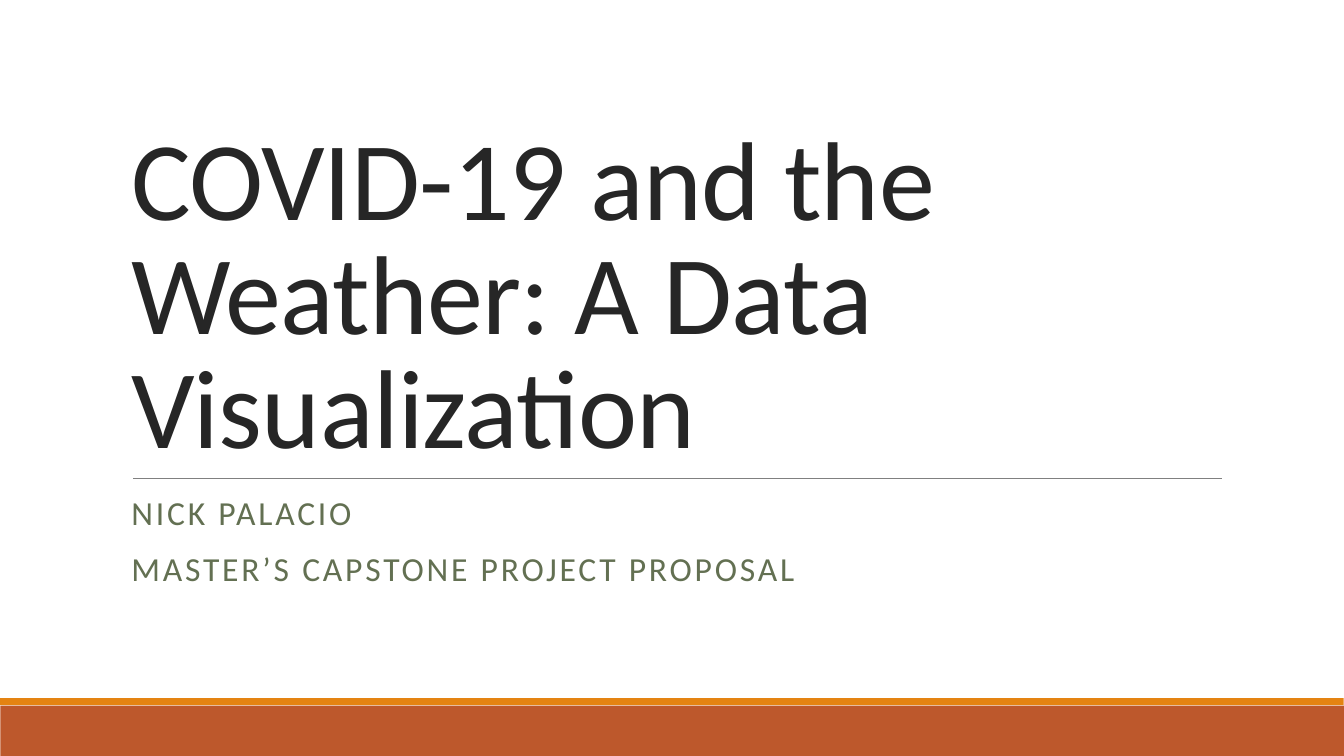
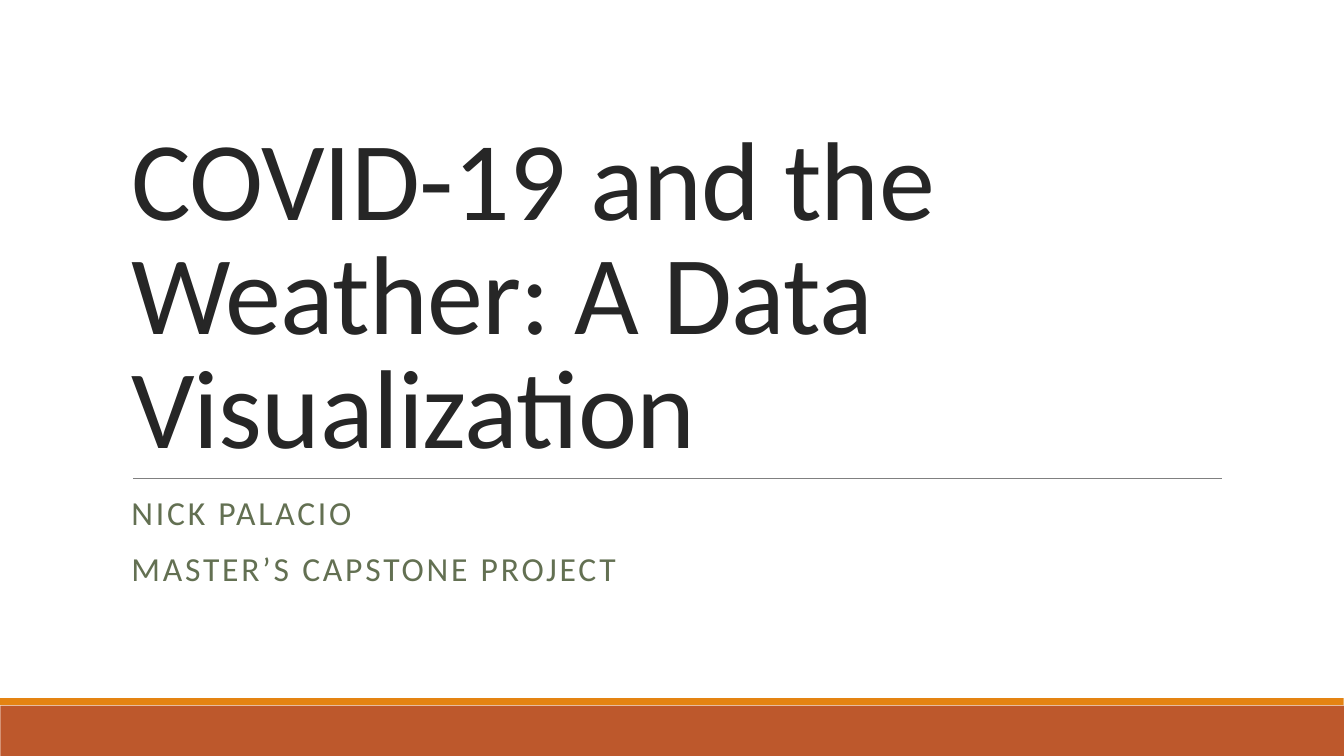
Before and after one commit to npalacio/School, a slide deck: slide 1 of Capstone/Presentation/CapstoneProposal.pptx. Drawn at 1344x756 pixels with LibreOffice and Linux fonts; fonts in the diff are those of the drawing. Boxes give left, top, right and bottom in pixels: in the first picture for what was removed or moved away, otherwise in the second. Text is boxed around its words. In the diff, an @@ line names an element or a change of style, - is before the commit and + after.

```diff
--- a/Capstone/Presentation/CapstoneProposal.pptx
+++ b/Capstone/Presentation/CapstoneProposal.pptx
@@ subtitle at (131,557,616,581): text changed @@
-MASTER’S CAPSTONE PROJECT PROPOSAL
+MASTER’S CAPSTONE PROJECT
```
Also in this commit, not shown: 1 other slide changed.
